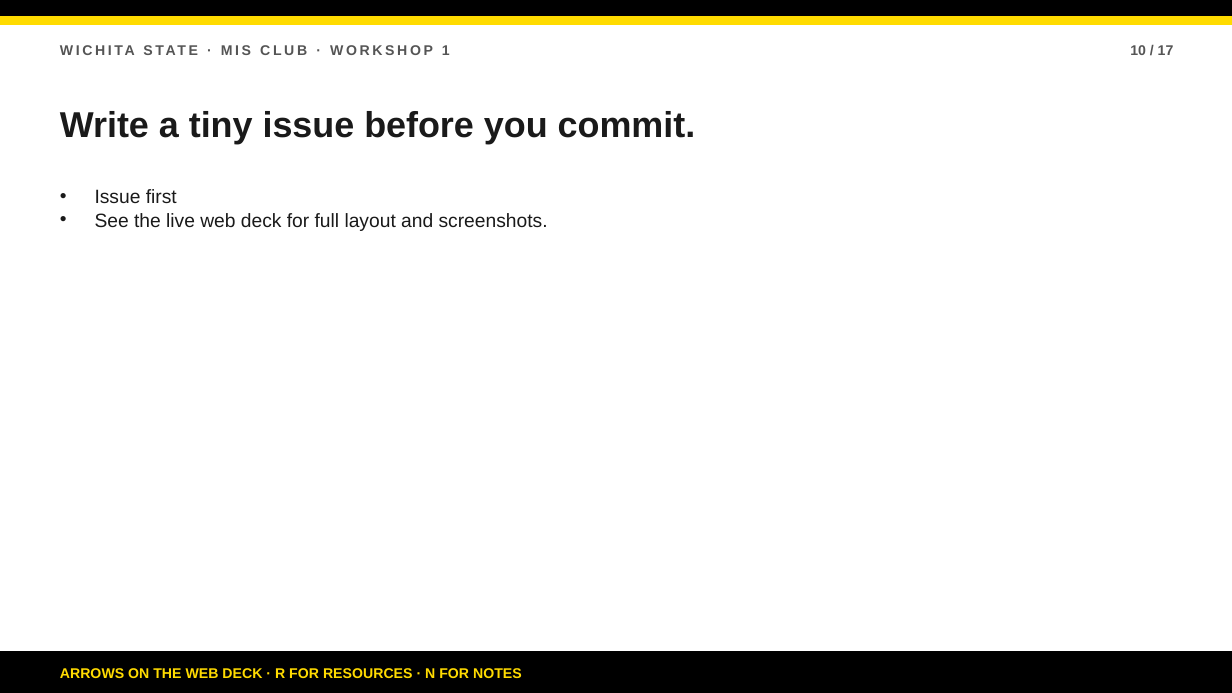
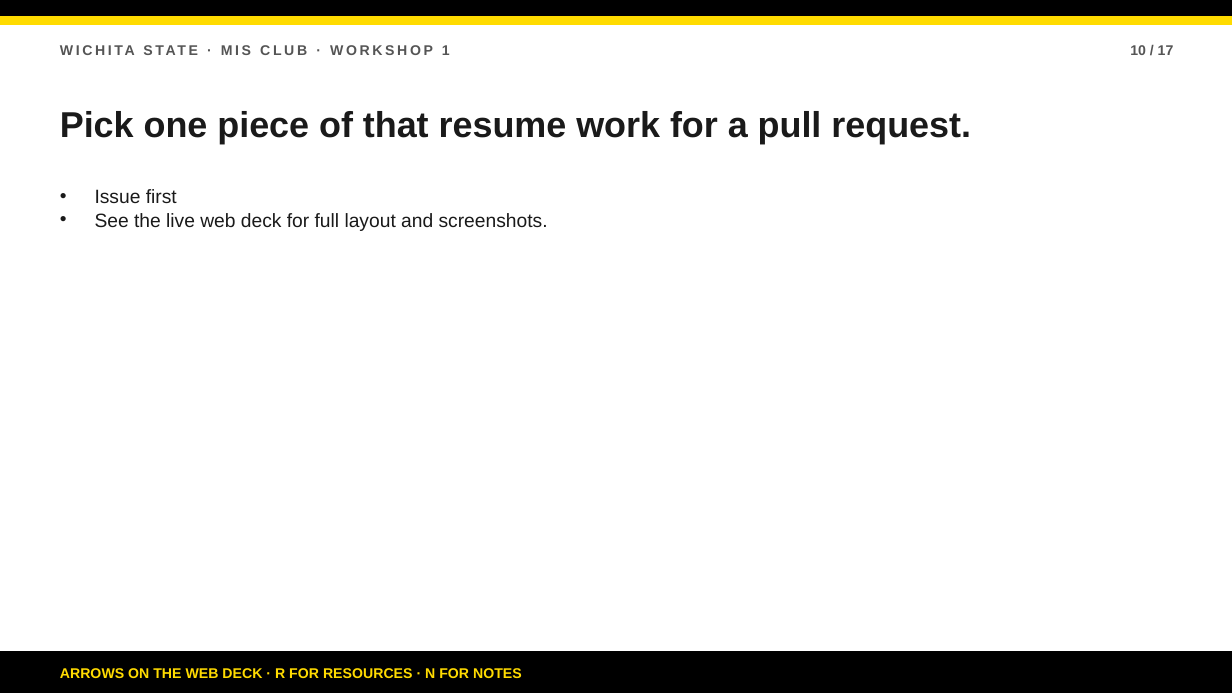
Before and after one commit to bsbcyber/workshop-site, a slide deck: slide 10 of downloads/workshop-1-presentation.pptx. Drawn at 1232x693 pixels with LibreOffice and Linux fonts; fonts in the diff are those of the drawing. Boxes give left, top, right and bottom in pixels: in the first picture for what was removed or moved away, otherwise in the second. Text is boxed around its words. In the diff, an @@ line names an element or a change of style, - is before the commit and + after.

Commit message:
Reframe workshop goal: build out resume site

```diff
--- a/downloads/workshop-1-presentation.pptx
+++ b/downloads/workshop-1-presentation.pptx
@@ text at bbox=[60, 111, 971, 144]: text changed @@
-Write a tiny issue before you commit.
+Pick one piece of that resume work for a pull request.
```
Also in this commit, not shown: 5 other slides changed, 11 other files.
